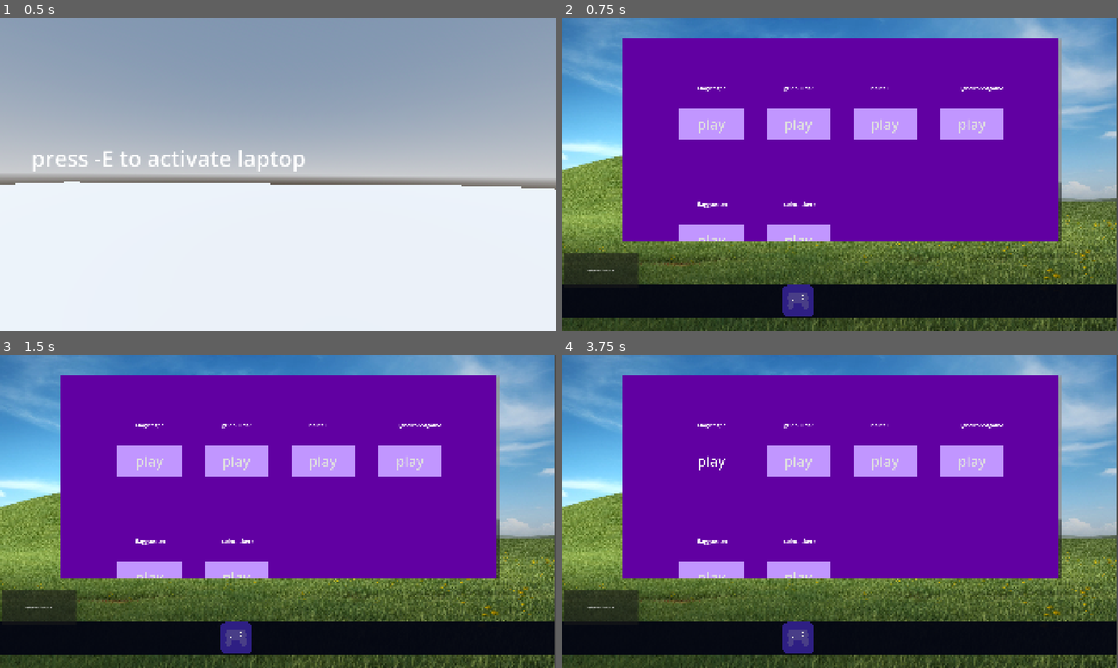
Above: before the commit, frames 1-4 (two rows, left to right).
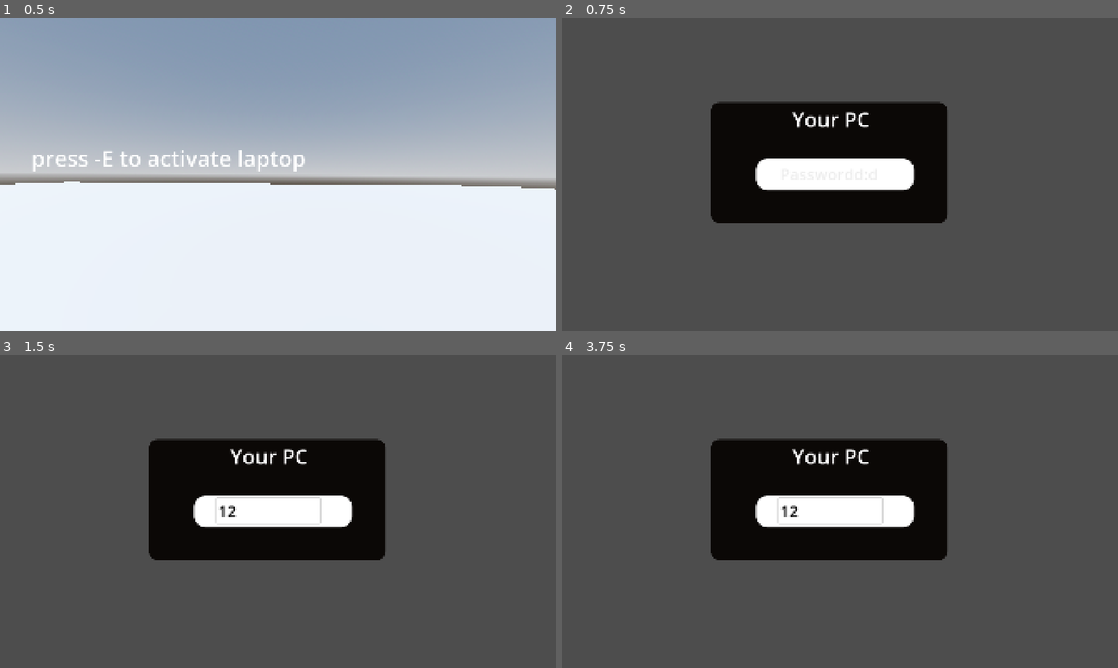
Above: after the commit, the same moments.

Repository: lostlp09/Framework
Game: Godot game, scene res://node_3d.tscn
Same seed, same stepped clock (60 frames per second), same inputs: the game is played once before the commit and once after it.
Inputs (mouse positions are in pixels of both pictures, inside the frame that each line leads up to):
- Up to frame 1 (0.5 s): no input
- Up to frame 2 (0.75 s): tap Enter at 0.5 s; move the mouse to (867, 174) at 0.52 s; hold W (forward) from 0.53 s (still down); tap E (interact) at 0.6 s
- Up to frame 3 (1.5 s): release W (forward) at 1.25 s; click (266, 511) at 1.27 s; type "12" at 1.35 s
- Up to frame 4 (3.75 s): click (600, 608) at 2 s, where only the run before the commit has a clickable "cool dowwwwwwwnload"; click (795, 636) at 2.77 s; click (712, 461) at 3.5 s, where only the run before the commit has a clickable "play"

Frame 1 is identical in both runs. In frame 2, 100% of the frame differs, in the area x 0-100%, y 0-100%; in frame 3, 100%; in frame 4, 100%.

Commit message:
gamestore button done
now you can open the gamestore button and the game buttons + names are generating

Diff:
--- a/framework/2d.tscn
+++ b/framework/2d.tscn
@@ -26,11 +26,11 @@
 corner_radius_bottom_left = 30
 corner_detail = 20
 
+[sub_resource type="StyleBoxFlat" id="StyleBoxFlat_f8tiu"]
+bg_color = Color(0.379876, 0.00156107, 0.633608, 1)
+
 [sub_resource type="StyleBoxFlat" id="StyleBoxFlat_adb1b"]
 bg_color = Color(0.0119956, 0.0203887, 0.0698799, 0.945098)
-
-[sub_resource type="StyleBoxFlat" id="StyleBoxFlat_f8tiu"]
-bg_color = Color(0.379876, 0.00156107, 0.633608, 1)
 
 [node name="Node2D" type="Node2D"]
 position = Vector2(0, -9)
@@ -80,12 +80,33 @@
 flat = true
 metadata/_edit_use_anchors_ = true
 
-[node name="Windows" type="Sprite2D" parent="."]
+[node name="Node2D" type="Node2D" parent="."]
+
+[node name="Gamestore" type="ScrollContainer" parent="Node2D"]
+visible = false
+offset_left = 184.0
+offset_top = 118.0
+offset_right = 1702.0
+offset_bottom = 821.0
+horizontal_scroll_mode = 0
+script = ExtResource("5_pf6ih")
+
+[node name="VBoxContainer" type="VBoxContainer" parent="Node2D/Gamestore"]
+layout_mode = 2
+
+[node name="Panel" type="Panel" parent="Node2D/Gamestore/VBoxContainer"]
+custom_minimum_size = Vector2(1510, 1000)
+layout_mode = 2
+theme_override_styles/panel = SubResource("StyleBoxFlat_f8tiu")
+
+[node name="Windows" type="Sprite2D" parent="Node2D"]
+visible = false
+z_index = -1
 position = Vector2(952, 552)
 scale = Vector2(0.469561, 0.397)
 texture = ExtResource("2_adb1b")
 
-[node name="Panel" type="Panel" parent="Windows"]
+[node name="Panel" type="Panel" parent="Node2D/Windows"]
 anchors_preset = -1
 anchor_left = 0.000112487
 anchor_top = -0.0249979
@@ -98,7 +119,7 @@
 theme_override_styles/panel = SubResource("StyleBoxFlat_adb1b")
 metadata/_edit_use_anchors_ = true
 
-[node name="Button" type="Button" parent="Windows"]
+[node name="Button" type="Button" parent="Node2D/Windows"]
 anchors_preset = -1
 anchor_left = -1.95838e-05
 anchor_top = -0.0998734
@@ -112,28 +133,13 @@
 script = ExtResource("7_r8p37")
 metadata/_edit_use_anchors_ = true
 
-[node name="TextureButton" type="TextureButton" parent="."]
-offset_left = 760.0
-offset_top = 930.0
-offset_right = 1972.0
-offset_bottom = 2142.0
+[node name="TextureButton" type="TextureButton" parent="Node2D/Windows"]
+offset_left = -249.169
+offset_top = 957.179
+offset_right = 962.831
+offset_bottom = 2169.18
 scale = Vector2(0.09, 0.09)
 texture_normal = ExtResource("4_r8p37")
 
-[node name="Gamestore" type="ScrollContainer" parent="."]
-offset_left = 205.0
-offset_top = 80.0
-offset_right = 1723.0
-offset_bottom = 783.0
-horizontal_scroll_mode = 0
-script = ExtResource("5_pf6ih")
-
-[node name="VBoxContainer" type="VBoxContainer" parent="Gamestore"]
-layout_mode = 2
-
-[node name="Panel" type="Panel" parent="Gamestore/VBoxContainer"]
-custom_minimum_size = Vector2(1510, 1000)
-layout_mode = 2
-theme_override_styles/panel = SubResource("StyleBoxFlat_f8tiu")
-
 [connection signal="text_submitted" from="passwordscreen/LineEdit" to="passwordscreen" method="_on_line_edit_text_submitted"]
+[connection signal="pressed" from="Node2D/Windows/TextureButton" to="Node2D/Gamestore" method="_on_texture_button_pressed"]
--- a/framework/gamestore.gd
+++ b/framework/gamestore.gd
@@ -1,5 +1,5 @@
 extends ScrollContainer
-
+var pressed = false
 @onready var object =preload("res://label.tscn")
 var gamenameandlinks = [{"gamename":"Magicfight","Url":"https://lostlp09.itch.io/magic-parkour"},
 	{"gamename":"gridbuilder","Url":"https://lostlp09.itch.io/gridbuilder"},
@@ -9,8 +9,7 @@
 	{"gamename":"coinclickerx","Url":"https://lostlp09.itch.io/coinclickerx"}
 	]
 func _ready() -> void:
-	generatebuttons()
-	pass # Replace with function body.
+	pass
 var gameurl
 func generatebuttons()->void:
 	var startpos = Vector2(-100,156)
@@ -30,3 +29,15 @@
 		clone.text = "            " + i["gamename"]
 func onplaypressed(gameurl)->void:
 	OS.shell_open(gameurl)
+
+
+func _on_texture_button_pressed() -> void:
+	if pressed == false:
+		$".".visible = true
+		generatebuttons()
+		pressed = true
+	else:
+		pressed = false
+		$".".visible = false
+		for i in $VBoxContainer/Panel.get_children():
+			i.queue_free()
--- a/framework/passwordscreen.gd
+++ b/framework/passwordscreen.gd
@@ -1,7 +1,7 @@
 extends Panel
 
 
-@onready var homescreen = $"../Windows"
+@onready var homescreen = $"../Node2D/Windows"
 # Called when the node enters the scene tree for the first time.
 
 func _ready() -> void:
